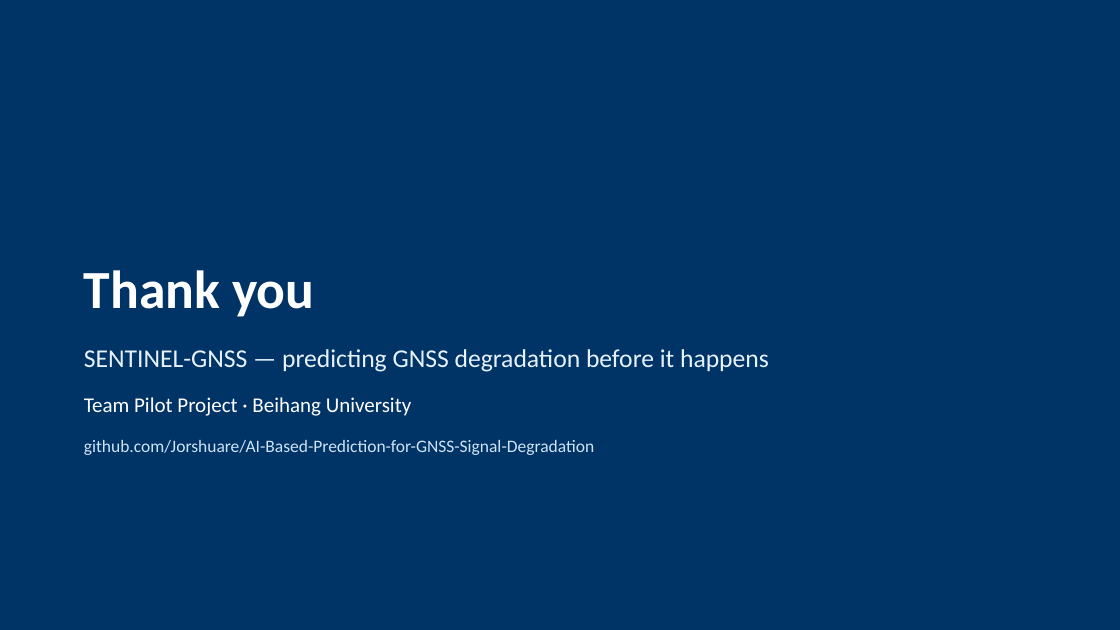
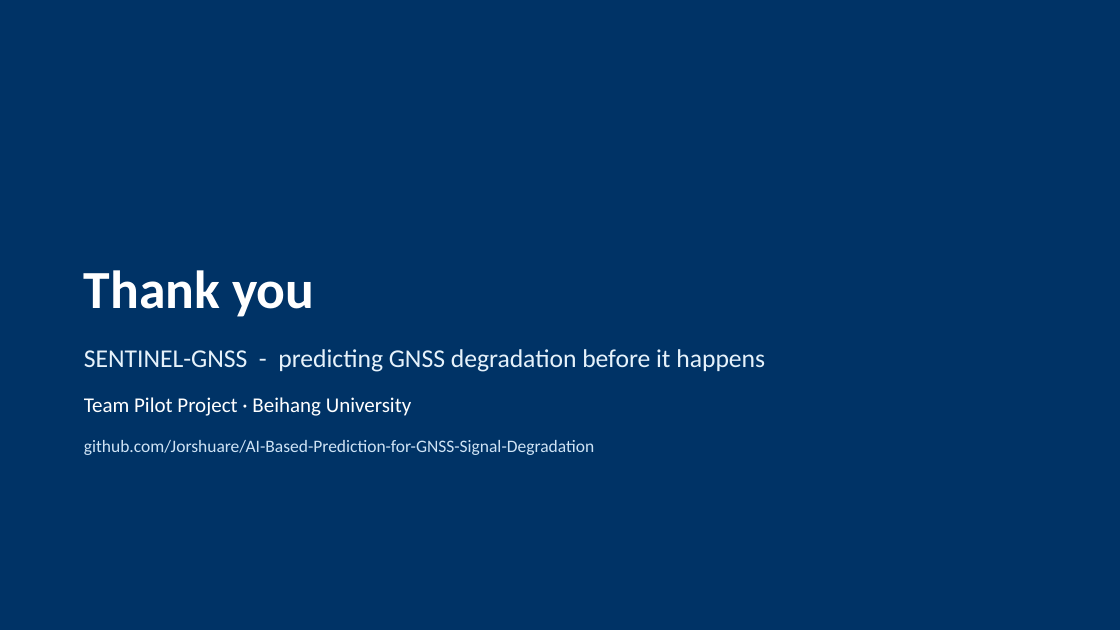
Before and after one commit to Jorshuare/AI-Based-Prediction-for-GNSS-Signal-Degradation, a slide deck: slide 37 of docs/SENTINEL_GNSS_Presentation.pptx (slide 36 before the commit). Drawn at 1120x630 pixels with LibreOffice and Linux fonts; fonts in the diff are those of the drawing. Boxes give left, top, right and bottom in pixels: in the first picture for what was removed or moved away, otherwise in the second. Text is boxed around its words. In the diff, an @@ line names an element or a change of style, - is before the commit and + after.

```diff
--- a/docs/SENTINEL_GNSS_Presentation.pptx
+++ b/docs/SENTINEL_GNSS_Presentation.pptx
@@ text at <box>84,349,765,372</box>: text changed @@
-SENTINEL-GNSS — predicting GNSS degradation before it happens
+SENTINEL-GNSS - predicting GNSS degradation before it happens
```
Also in this commit, not shown: 20 other slides changed, 1 slide added, 46 other files.
